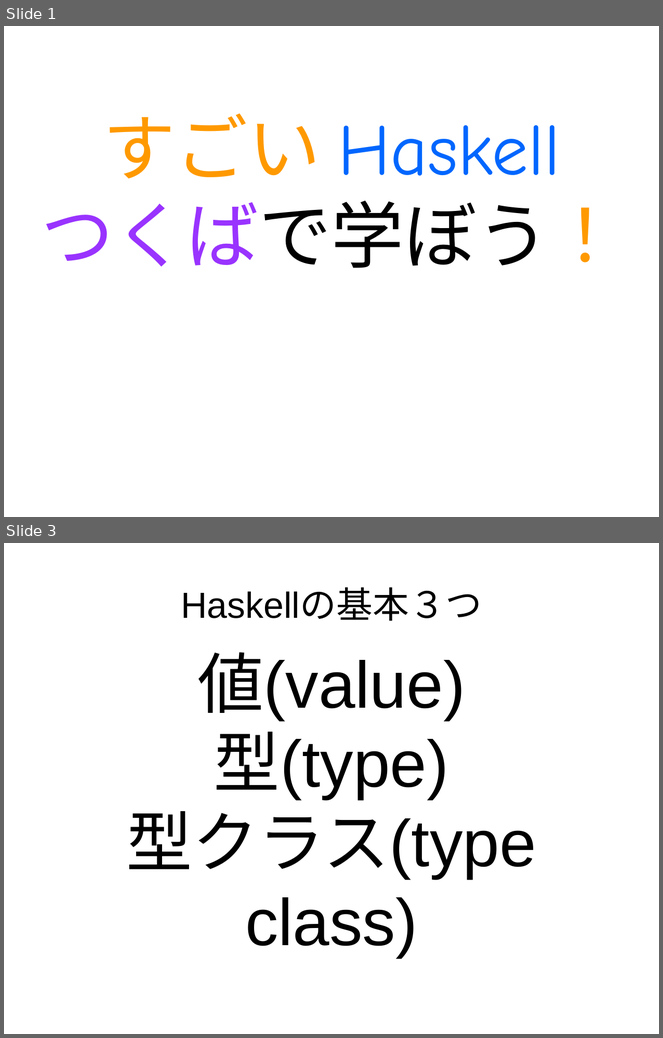
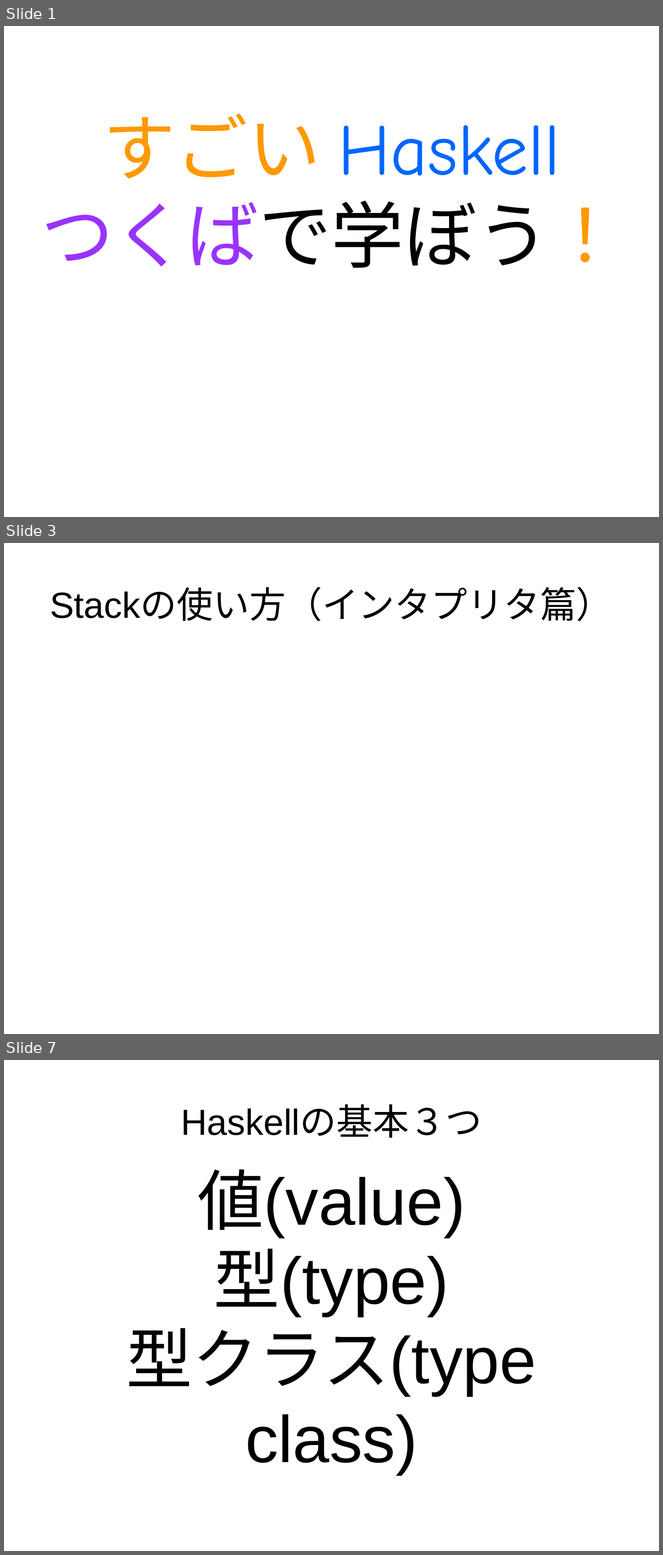
Before and after one commit to nushio3/practice, a slide deck: haskell-teaching/Tsukuba-2016.odp. Shown one above the other, each under a label of ours: slides 1 and 3 before the commit, slides 1, 3 and 7 after it; the slides between them are not shown. The pictures are 663x1038 and 663x1555 pixels, drawn with LibreOffice and Linux fonts; fonts in the diff are those of the drawing. Boxes give left, top, right and bottom in pixels: in the first picture for what was removed or moved away, otherwise in the second. Text is boxed around its words. In the diff, an @@ line names an element or a change of style, - is before the commit and + after.

```diff
--- a/haskell-teaching/Tsukuba-2016.odp
+++ b/haskell-teaching/Tsukuba-2016.odp
@@ slide 3 added at box(4, 543, 659, 1034), background #FFFFFF @@
@@ title added at box(50, 589, 613, 622), 44 pt, text #000000 @@
+Stackの使い方（インタプリタ篇）
@@ what was slide 3 is now slide 7 @@
```
Also in this commit, not shown: 1 slide changed, 28 other slides added, 1 other file.
